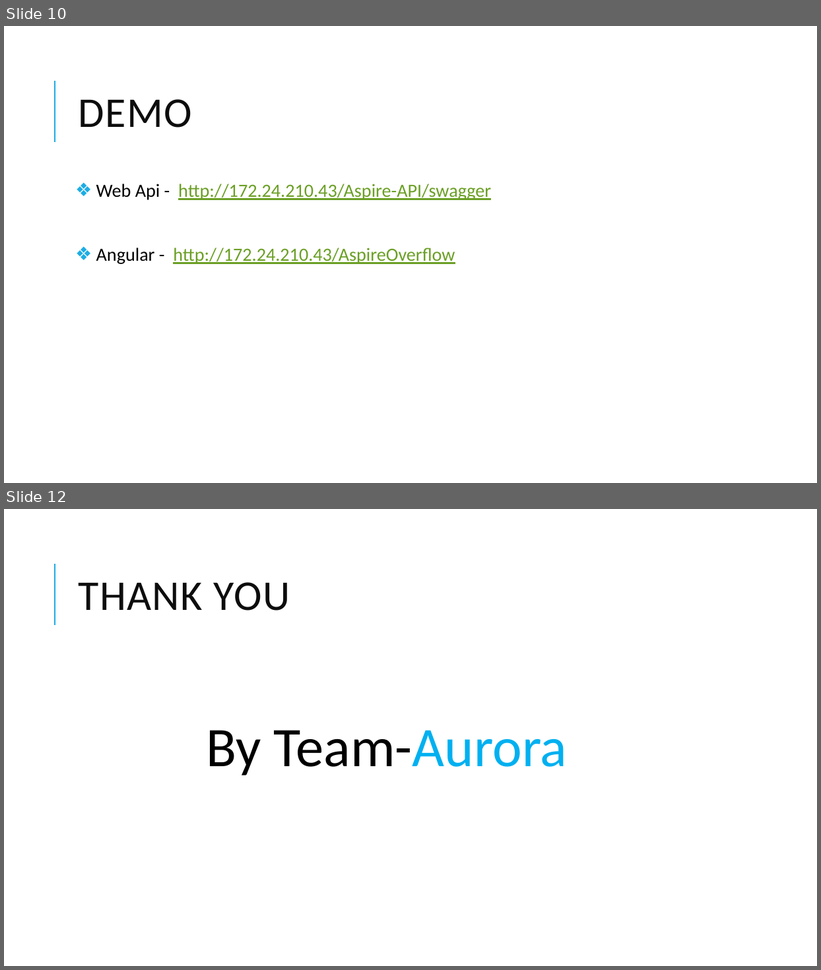
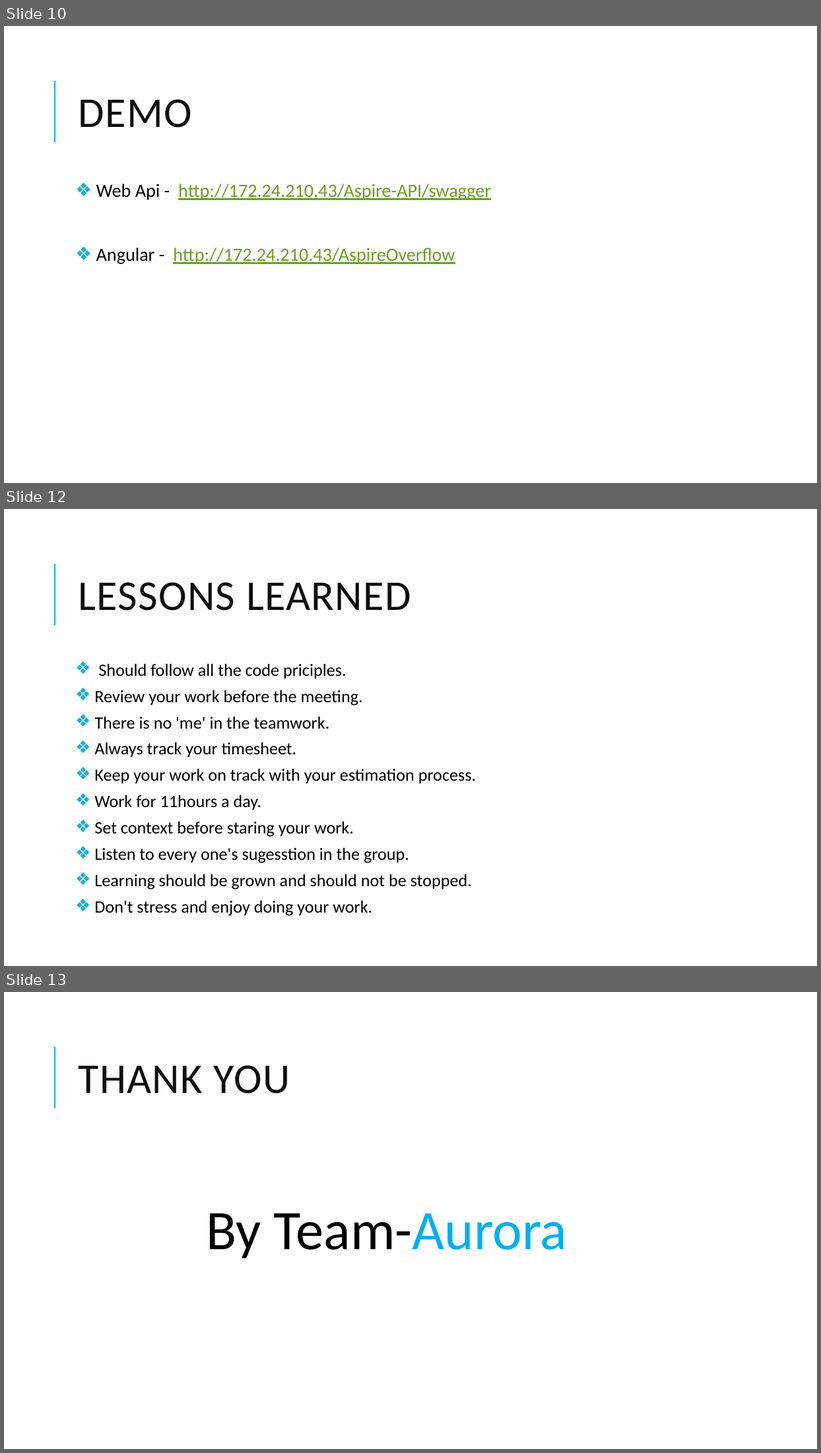
Before and after one commit to arvi9/ASPNet-WebAPI-Anngular-Project, a slide deck: Aurora/Demo/Aurora Demo.pptx. Shown one above the other, each under a label of ours: slides 10 and 12 before the commit, slides 10, 12 and 13 after it; the slides between them are not shown. The pictures are 821x970 and 821x1453 pixels, drawn with LibreOffice and Linux fonts; fonts in the diff are those of the drawing. Boxes give left, top, right and bottom in pixels: in the first picture for what was removed or moved away, otherwise in the second. Text is boxed around its words. In the diff, an @@ line names an element or a change of style, - is before the commit and + after.

```diff
--- a/Aurora/Demo/Aurora Demo.pptx
+++ b/Aurora/Demo/Aurora Demo.pptx
@@ slide 12 added at [4,509,817,966], background #FFFFFF; not listed: 1 template element that a slide beside it also shows @@
@@ title added at [79,582,411,611], 50 pt, text #0D0D0D @@
+LESSONS LEARNED
@@ text added at [94,663,476,916], 20.4 pt, text #000000 @@
+❖ Should follow all the code priciples.
+❖ Review your work before the meeting.
+❖ There is no 'me' in the teamwork.
+❖ Always track your timesheet.
+❖ Keep your work on track with your estimation process.
+❖ Work for 11hours a day.
+❖ Set context before staring your work.
+❖ Listen to every one's sugesstion in the group.
+❖ Learning should be grown and should not be stopped.
+❖ Don't stress and enjoy doing your work.
@@ what was slide 12 is now slide 13 @@
```
Also in this commit, not shown: 8 slides changed, 1 other slide added, 1 slide removed.
